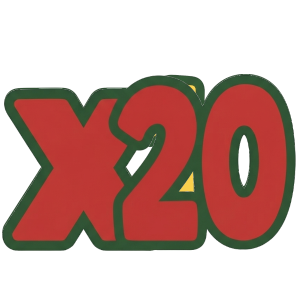
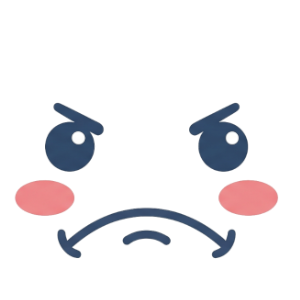
Comparing the layer stacks of the two 300 × 300 images. Changes:
hid "Копия Gemini_Generated_Image_f8m9i6f8m9i6f8m9 (2).jpg" over bbox(2, 74, 296, 251)
hid "Копия Gemini_Generated_Image_98gaet98gaet98ga.jpg" over bbox(2, 74, 296, 248)
added layer "Копия Gemini_Generated_Image_tjox41tjox41tjox.jpg" above "smile" over bbox(14, 102, 279, 259)
